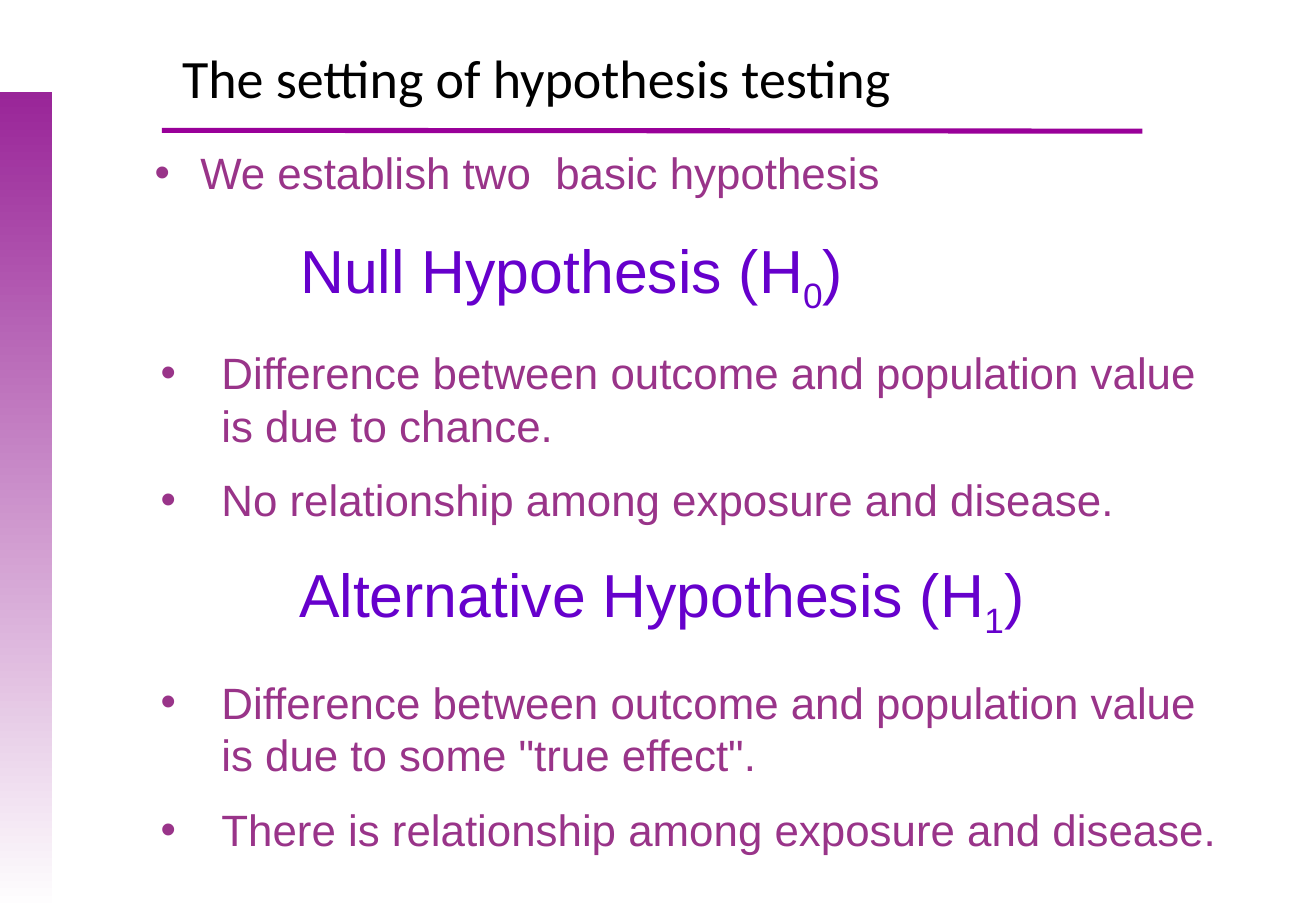
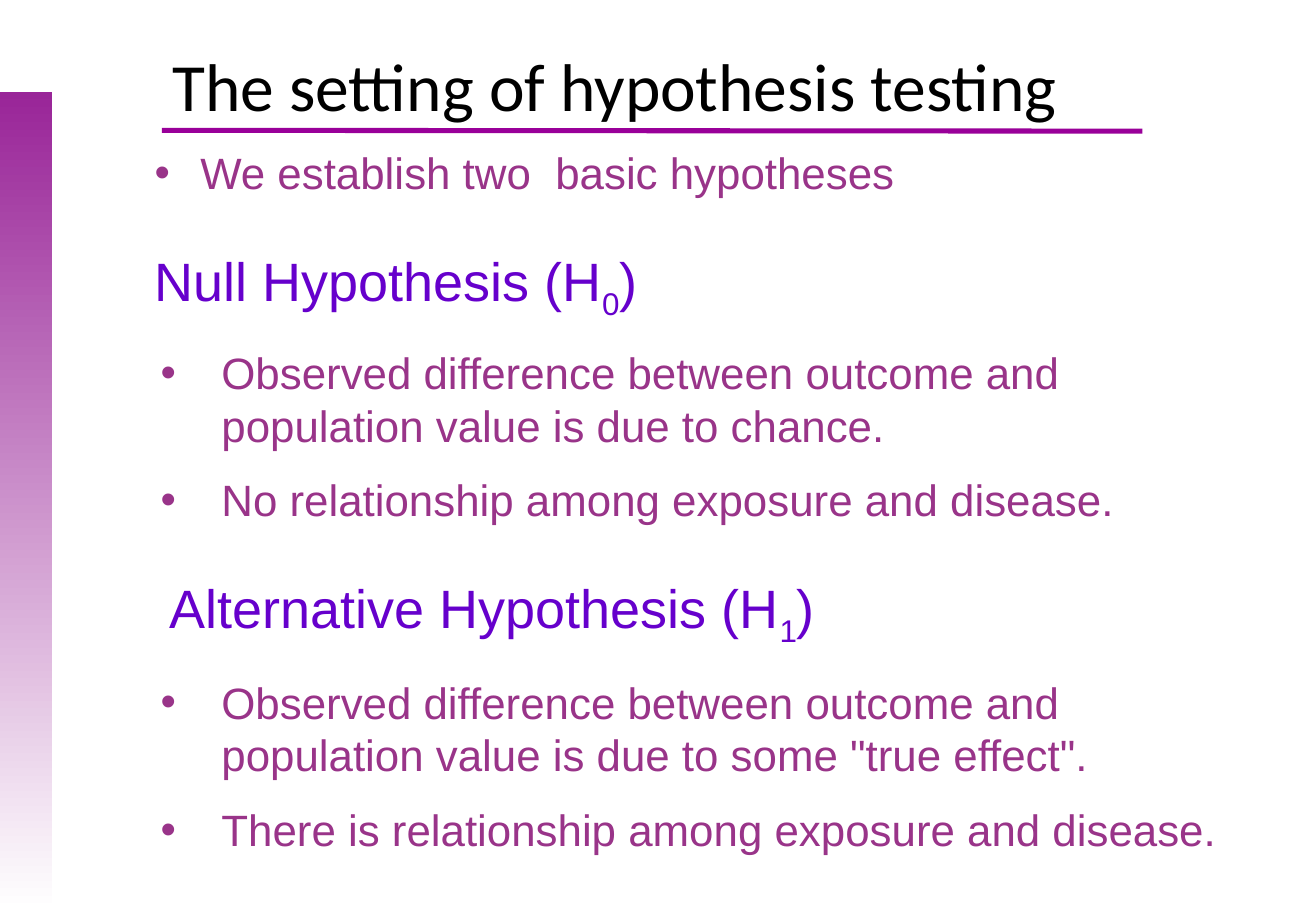
Before and after one commit to uebvhir/Course_Basic_Statistics-VHIO-2019, a slide deck: slide 8 of Sessio_6/EBB_2019_Session_6_Hypothesis_tests.pptx (slide 7 before the commit). Drawn at 1316x911 pixels with LibreOffice and Linux fonts; fonts in the diff are those of the drawing; background and template pictures are left out. Boxes give left, top, right and bottom in pixels: in the first picture for what was removed or moved away, otherwise in the second. Text is boxed around its words. In the diff, an @@ line names an element or a change of style, - is before the commit and + after.

Commit message:
Updated hypothesis tests slides

```diff
--- a/Sessio_6/EBB_2019_Session_6_Hypothesis_tests.pptx
+++ b/Sessio_6/EBB_2019_Session_6_Hypothesis_tests.pptx
@@ text "The setting of hypothesis testing": place and size @@
-text "The setting of hypothesis testing" at [182,60,890,108]
+text "The setting of hypothesis testing" at [172,64,1057,123]
@@ text "The setting of hypothesis testing" at [172,64,1057,123]: size 32 to 40 pt @@
@@ text at [200,157,894,198]: text changed @@
-• We establish two basic hypothesis
+• We establish two basic hypotheses
@@ text "Null Hypothesis (H0)" at [155,262,529,311]: size 36 to 32 pt; less space between paragraphs @@
@@ text "Null Hypothesis (H0)": place and size @@
-text "Null Hypothesis (H0)" at [300,249,722,305]
+text "Null Hypothesis (H0)" at [155,262,529,311]
@@ text at [221,357,1059,450]: text changed @@
-• Difference between outcome and population value is due to chance.
+• Observed difference between outcome and population value is due to chance.
@@ text "Alternative Hypothesis (H1)": place and size @@
-text "Alternative Hypothesis (H1)" at [299,573,903,629]
+text "Alternative Hypothesis (H1)" at [170,589,707,638]
@@ text "Alternative Hypothesis (H1)" at [170,589,707,638]: size 36 to 32 pt; less space between paragraphs @@
@@ text at [221,687,1087,780]: text changed @@
-• Difference between outcome and population value is due to some "true effect".
+• Observed difference between outcome and population value is due to some "true effect".
```
Also in this commit, not shown: 12 other slides changed, 3 slides added, 2 slides removed, 1 other file.
